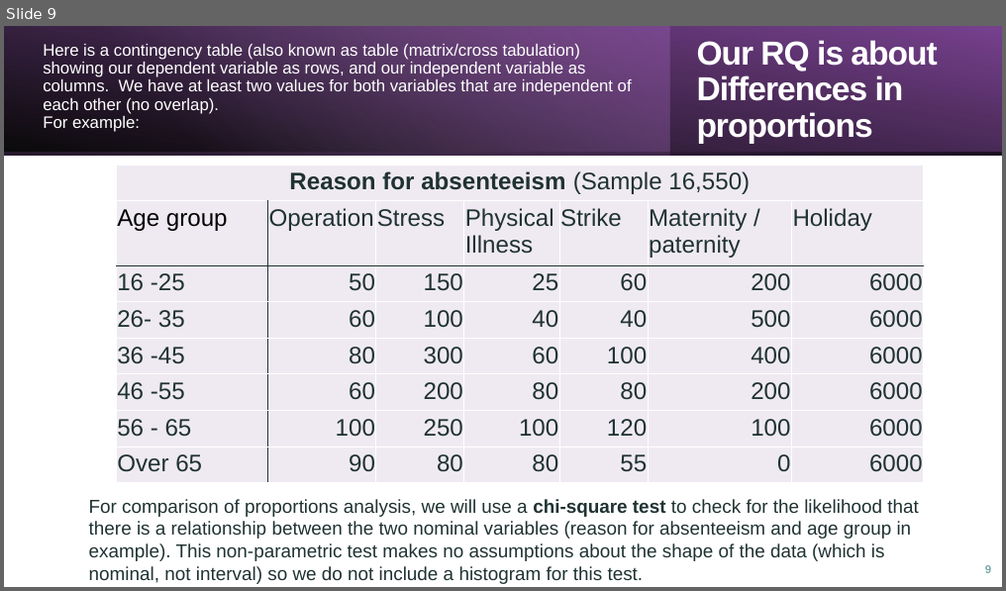
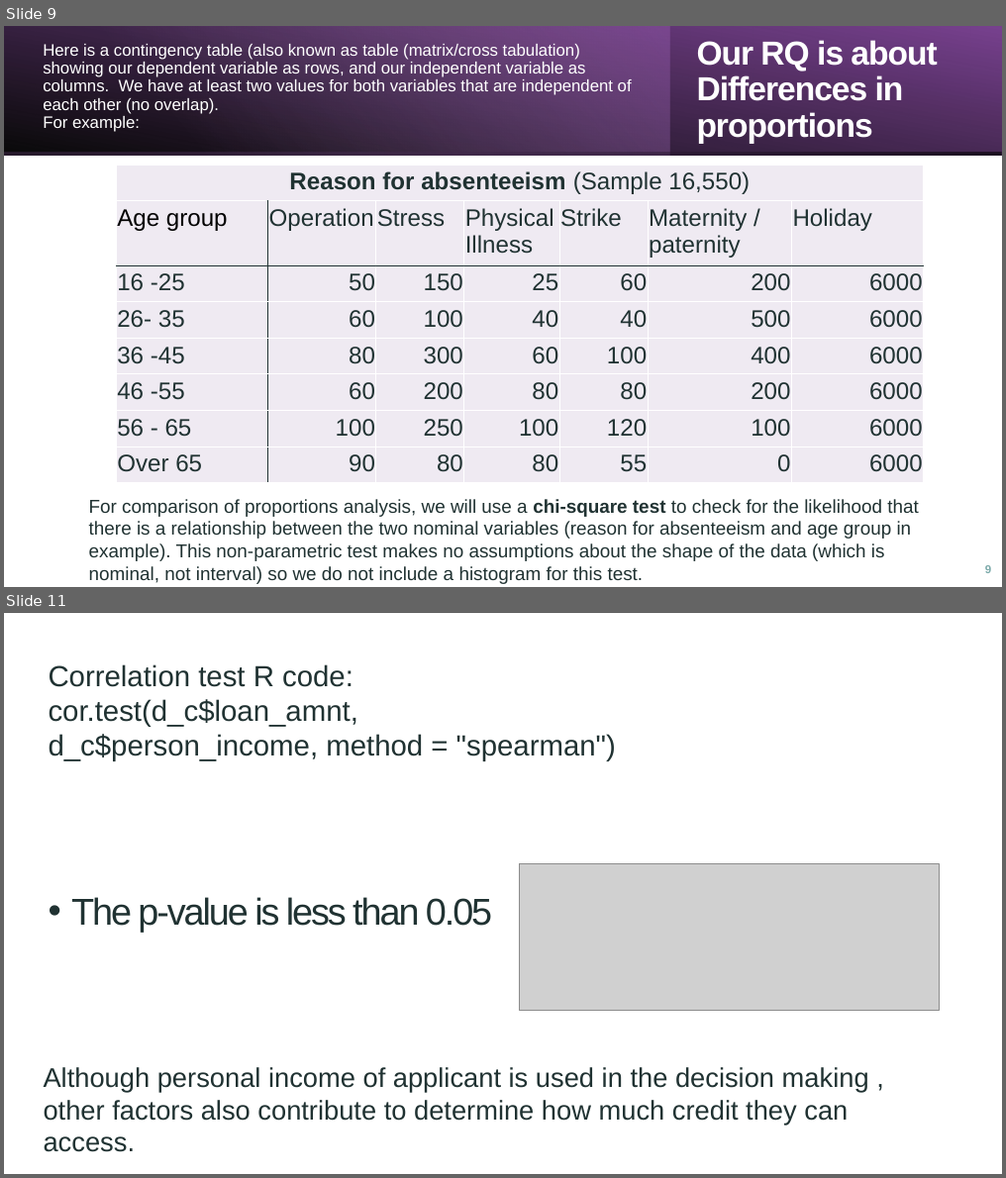
Before and after one commit to Killmonger501/GroupA5-LoanData-, a slide deck: vis_and_analysis_student_demo_template.pptx. Shown one above the other, each under a label of ours: slide 9 before the commit, slides 9 and 11 after it; the slides between them are not shown. The pictures are 1006x591 and 1006x1178 pixels, drawn with LibreOffice and Linux fonts; fonts in the diff are those of the drawing; grey boxes stand for pictures. Boxes give left, top, right and bottom in pixels: in the first picture for what was removed or moved away, otherwise in the second. Text is boxed around its words. In the diff, an @@ line names an element or a change of style, - is before the commit and + after.

```diff
--- a/vis_and_analysis_student_demo_template.pptx
+++ b/vis_and_analysis_student_demo_template.pptx
@@ slide 11 added at [4,613,1002,1174], background #FFFFFF @@
@@ text added at [49,664,616,761], 28 pt, text #203232 @@
+Correlation test R code:
+cor.test(d_c$loan_amnt,
+d_c$person_income, method = "spearman")
@@ picture added at [519,863,939,1011] @@
@@ text added at [71,897,492,933], 36 pt, text #203232 @@
+• The p-value is less than 0.05
@@ text added at [44,1067,869,1124], 26 pt, text #203232 @@
+Although personal income of applicant is used in the decision making ,
+other factors also contribute to determine how much credit they can access.
```
Also in this commit, not shown: 3 slides changed, 1 other file.
